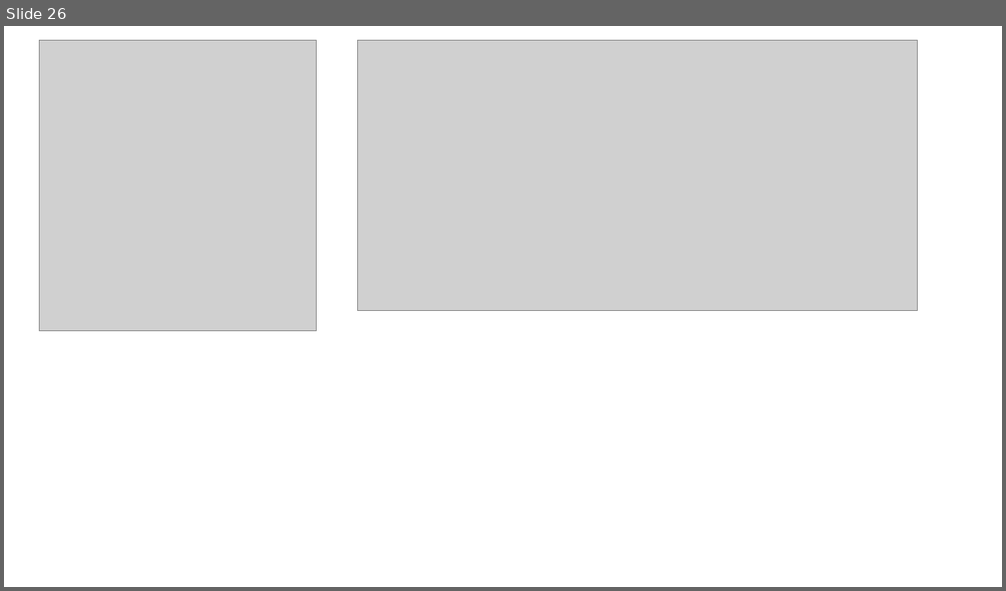
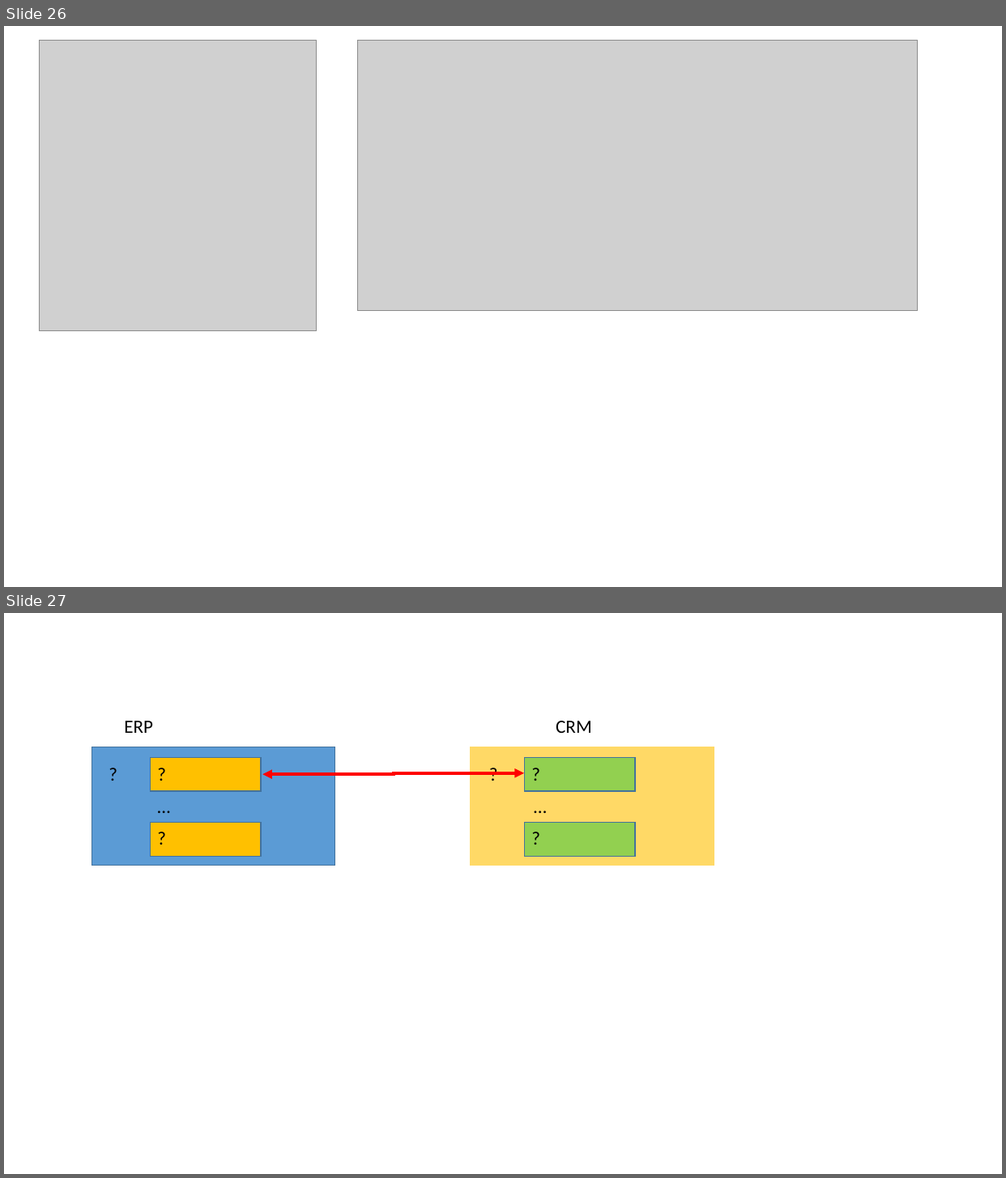
Before and after one commit to Aashish28/jerryslide, a slide deck: Jerry.pptx. Shown one above the other, each under a label of ours: slide 26 before the commit, slides 26 and 27 after it. The pictures are 1006x591 and 1006x1178 pixels, drawn with LibreOffice and Linux fonts; fonts in the diff are those of the drawing; grey boxes stand for pictures. Boxes give left, top, right and bottom in pixels: in the first picture for what was removed or moved away, otherwise in the second. Text is boxed around its words. In the diff, an @@ line names an element or a change of style, - is before the commit and + after.

Commit message:
add ERP CRM relationship

```diff
--- a/Jerry.pptx
+++ b/Jerry.pptx
@@ slide 27 added at [4, 613, 1002, 1174], background #FFFFFF @@
@@ text added at [124, 721, 153, 733], 18 pt, text #000000 @@
+ERP
@@ text added at [556, 721, 592, 733], 18 pt, text #000000 @@
+CRM
@@ rectangle added at [92, 747, 335, 865], fill #5B9BD5, outline #43739E 1 pt @@
@@ rectangle added at [150, 757, 261, 791], fill #FFC000, outline #43739E 1 pt @@
@@ rectangle added at [471, 747, 714, 865], fill #FFD966, outline #FFD966 1 pt @@
@@ rectangle added at [524, 757, 635, 791], fill #92D050, outline #43739E 1 pt @@
@@ text added at [101, 759, 166, 789], 18 pt, text #000000 @@
+?
@@ text added at [150, 759, 231, 789], 18 pt, text #000000 @@
+?
@@ elbow double arrow added from (263, 775) to (524, 773), #FF0000 3 pt @@
@@ text added at [482, 759, 571, 789], 18 pt, text #000000 @@
+?
@@ text added at [524, 759, 592, 789], 18 pt, text #000000 @@
+?
@@ text added at [150, 791, 261, 823], 18 pt, text #000000 @@
+…
@@ text added at [526, 791, 601, 823], 18 pt, text #000000 @@
+…
@@ rectangle added at [150, 823, 261, 856], fill #FFC000, outline #43739E 1 pt @@
@@ text added at [150, 823, 223, 853], 18 pt, text #000000 @@
+?
@@ rectangle added at [524, 823, 635, 856], fill #92D050, outline #43739E 1 pt @@
@@ text added at [524, 823, 580, 853], 18 pt, text #000000 @@
+?
```
